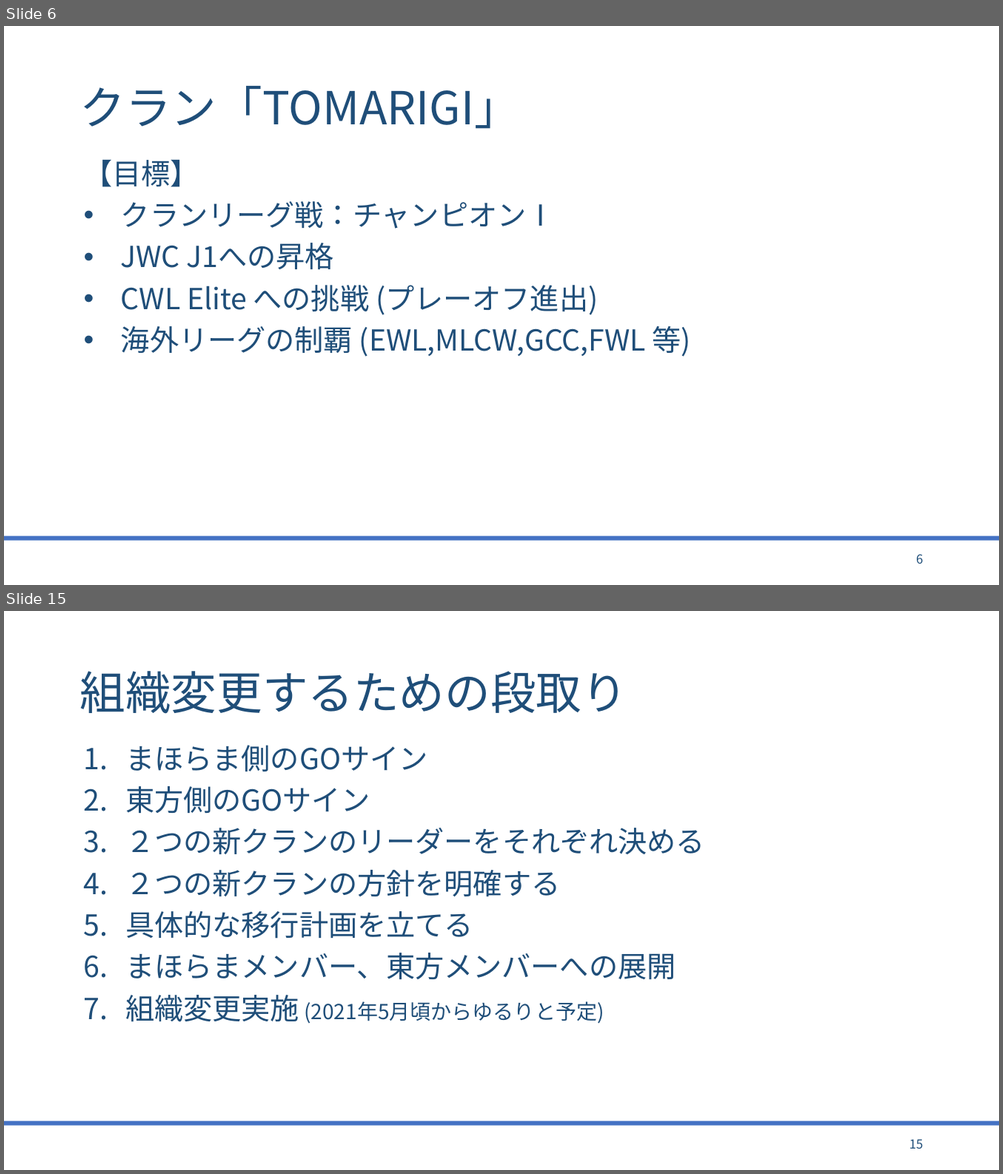
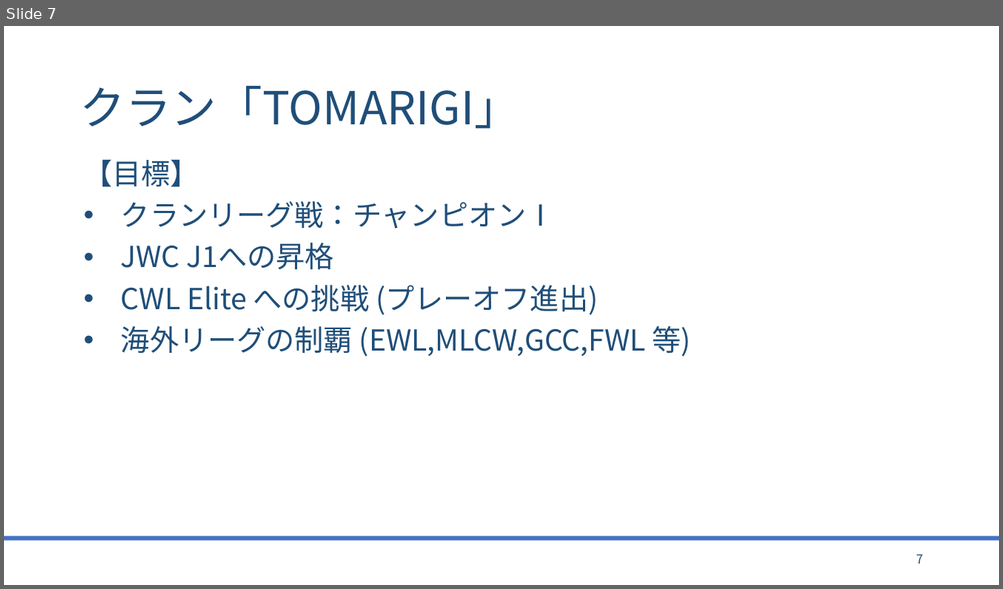
Before and after one commit to bigtreeCoC/documents, a slide deck: TOMARIGI.pptx. Shown one above the other, each under a label of ours: slides 6 and 15 before the commit, slide 7 after it; the slides between them are not shown. The pictures are 1003x1174 and 1003x589 pixels, drawn with LibreOffice and Linux fonts; fonts in the diff are those of the drawing. Boxes give left, top, right and bottom in pixels: in the first picture for what was removed or moved away, otherwise in the second. Text is boxed around its words. In the diff, an @@ line names an element or a change of style, - is before the commit and + after.

Commit message:
東方とまほらま(5版) TOMARIGIについて

```diff
--- a/TOMARIGI.pptx
+++ b/TOMARIGI.pptx
@@ slide 15 removed at [4,611,999,1170], background #FFFFFF; not listed: 1 template element that a slide beside it also shows @@
@@ title removed at [79,671,627,714] @@
-組織変更するための段取り
@@ text removed at [125,745,705,1024] @@
-1. まほらま側のGOサイン
-2. 東方側のGOサイン
-3. ２つの新クランのリーダーをそれぞれ決める
-4. ２つの新クランの方針を明確する
-5. 具体的な移行計画を立てる
-6. まほらまメンバー、東方メンバーへの展開
-7. 組織変更実施 (2021年5月頃からゆるりと予定)
@@ page number removed at [909,1139,923,1149] @@
-15
@@ what was slide 6 is now slide 7 @@
@@ page number at [916,554,922,564]: text changed @@
-6
+7
```
Also in this commit, not shown: 11 slides changed, 9 slides added, 1 other slide removed, 3 other files.
